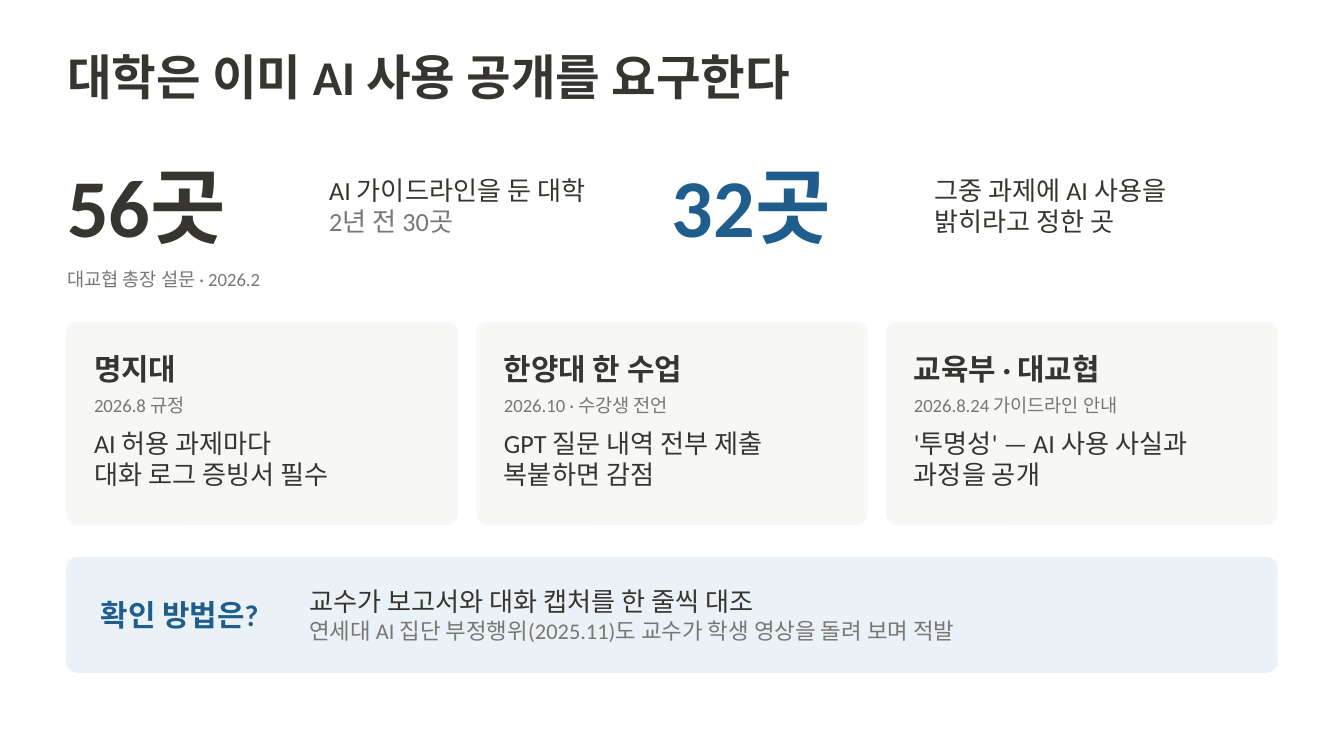
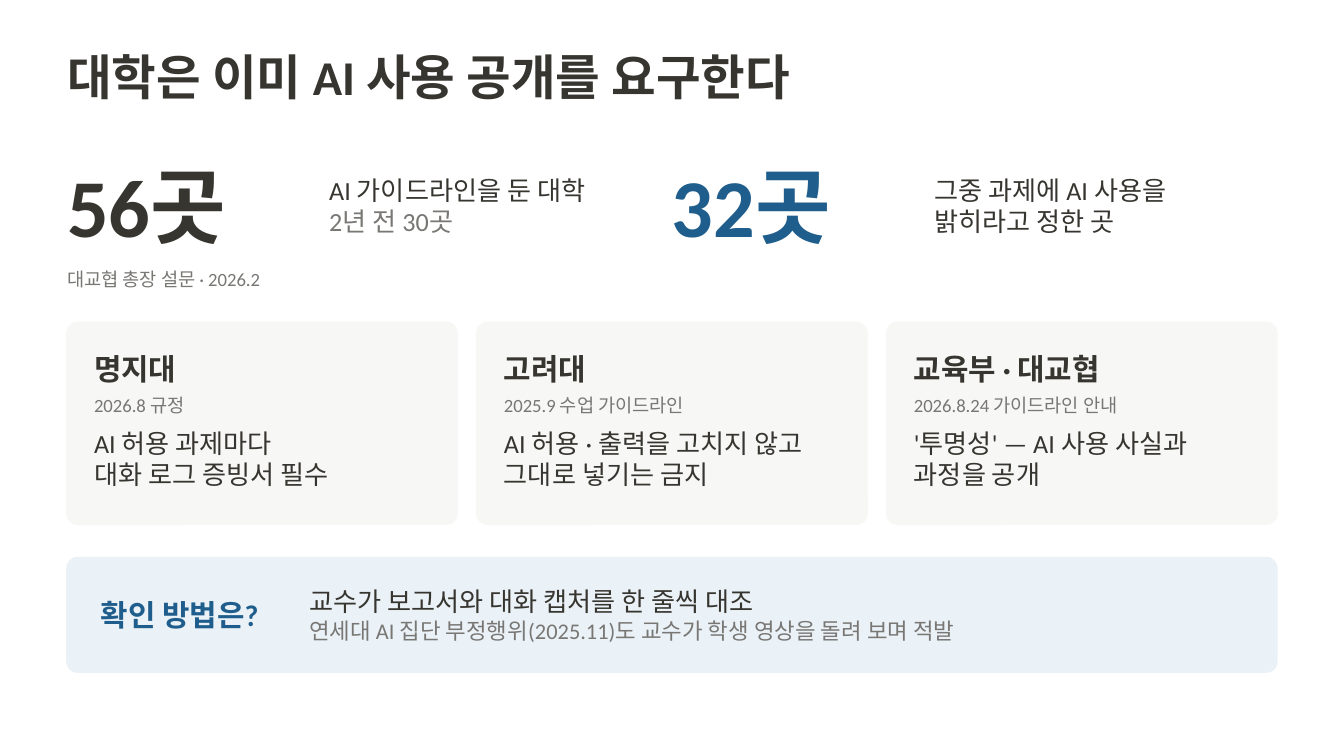
Before and after one commit to 20233014-KYH/trace, a slide deck: slide 2 of deck/중간발표_김용현.pptx. Drawn at 1344x756 pixels with LibreOffice and Linux fonts; fonts in the diff are those of the drawing. Boxes give left, top, right and bottom in pixels: in the first picture for what was removed or moved away, otherwise in the second. Text is boxed around its words. In the diff, an @@ line names an element or a change of style, - is before the commit and + after.

```diff
--- a/deck/중간발표_김용현.pptx
+++ b/deck/중간발표_김용현.pptx
@@ text at <box>504,355,586,383</box>: text changed @@
-한양대 한 수업
+고려대
@@ text at <box>504,396,684,414</box>: text changed @@
-2026.10 · 수강생 전언
+2025.9 수업 가이드라인
@@ text at <box>504,431,802,486</box>: text changed @@
-GPT 질문 내역 전부 제출
-복붙하면 감점
+AI 허용 · 출력을 고치지 않고
+그대로 넣기는 금지
```
Also in this commit, not shown: 1 slide added, 1 other file.
